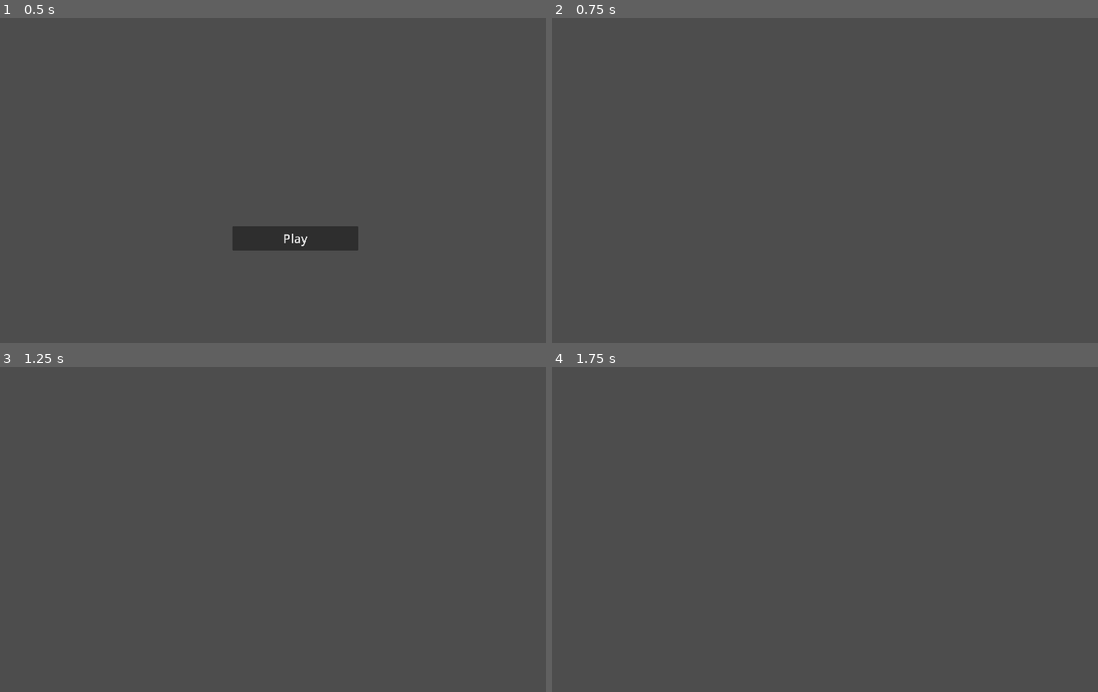
Above: before the commit, frames 1-4 (two rows, left to right).
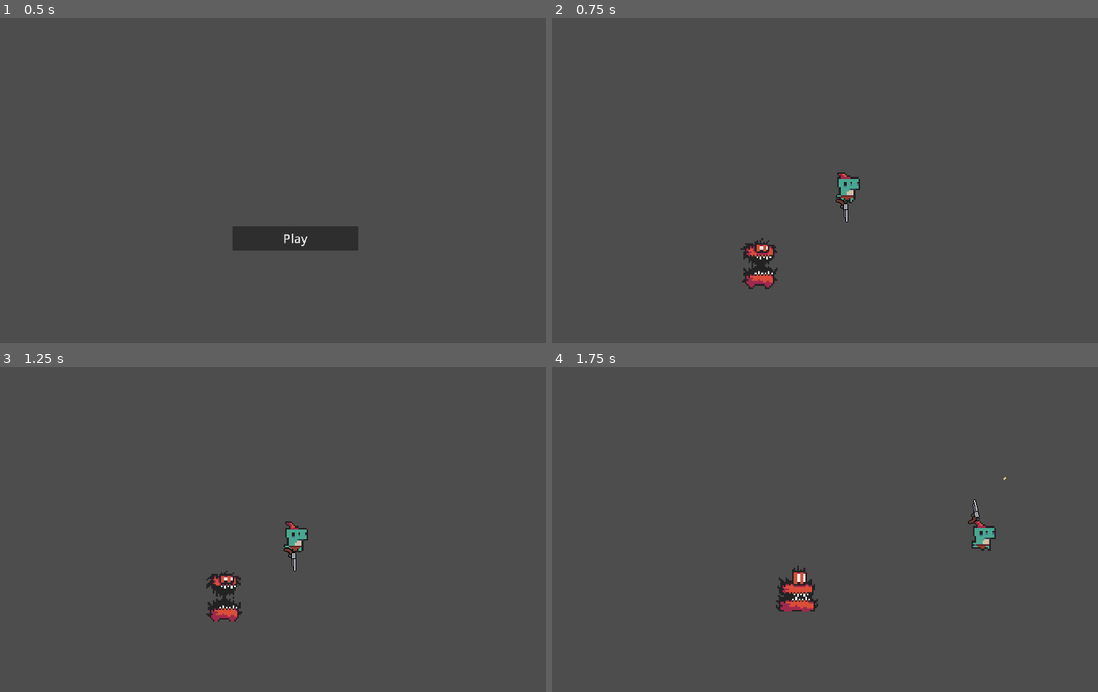
Above: after the commit, the same moments.

Repository: Meemog/GMTK2025
Game: Godot game, scene res://main.tscn
The game is run twice, just before and just after one commit, with the same random seed, the same clock (stepped at 60 frames per second) and the same inputs.
Inputs (mouse positions are in pixels of both pictures, inside the frame that each line leads up to):
- Up to frame 1 (0.5 s): no input
- Up to frame 2 (0.75 s): click "Play" at 0.5 s
- Up to frame 3 (1.25 s): no input
- Up to frame 4 (1.75 s): move the mouse to (977, 510) at 1.27 s; hold D (right) from 1.28 s (still down); tap Space (dash) at 1.35 s; click (977, 510) at 1.42 s

Frame 1 is identical in both runs. In frame 2, 1.1% of the frame differs, in the area x 34-57%, y 47-84%; in frame 3, 1.0%; in frame 4, 1.1%, in the area x 41-84%, y 33-76%.

Commit message:
main menu stuff

Diff:
--- a/main/main.gd
+++ b/main/main.gd
@@ -3,6 +3,9 @@
 signal change_state(state: State)
 
 enum State {MENU, PAUSED, CHAMBERING, LIVE, NULL}
+
+@export var player_scene: PackedScene
+@export var enemy_scene: PackedScene
 
 var state = State.MENU
 var prev_state = State.NULL
@@ -16,6 +19,14 @@
     $UiManager/MainMenu.hide()
 
     # Do logic for setting up game
+    var player = player_scene.instantiate()
+    add_child(player)
+
+    var enemy = enemy_scene.instantiate()
+    enemy.player = player
+    enemy.speed = 200
+    enemy.position = Vector2(-400, 400)
+    add_child(enemy)
 
     # Set State
     set_state(State.LIVE)
--- a/main/main.tscn
+++ b/main/main.tscn
@@ -1,10 +1,17 @@
-[gd_scene load_steps=3 format=3 uid="uid://crms10t8owold"]
+[gd_scene load_steps=5 format=3 uid="uid://crms10t8owold"]
 
 [ext_resource type="Script" uid="uid://ctmpka1t8gdma" path="res://main.gd" id="1_0xm2m"]
 [ext_resource type="PackedScene" uid="uid://cjs26tdere16x" path="res://Scenes/main_menu.tscn" id="2_0xm2m"]
+[ext_resource type="PackedScene" uid="uid://b1g1pjlvoxks4" path="res://Scenes/player.tscn" id="2_h2yge"]
+[ext_resource type="PackedScene" uid="uid://baaui1378vxx6" path="res://Scenes/enemy.tscn" id="3_1bvp3"]
 
 [node name="Main" type="Node2D"]
 script = ExtResource("1_0xm2m")
+player_scene = ExtResource("2_h2yge")
+enemy_scene = ExtResource("3_1bvp3")
+
+[node name="Camera2D" type="Camera2D" parent="."]
+zoom = Vector2(0.76, 0.76)
 
 [node name="UiManager" type="CanvasLayer" parent="."]
 
